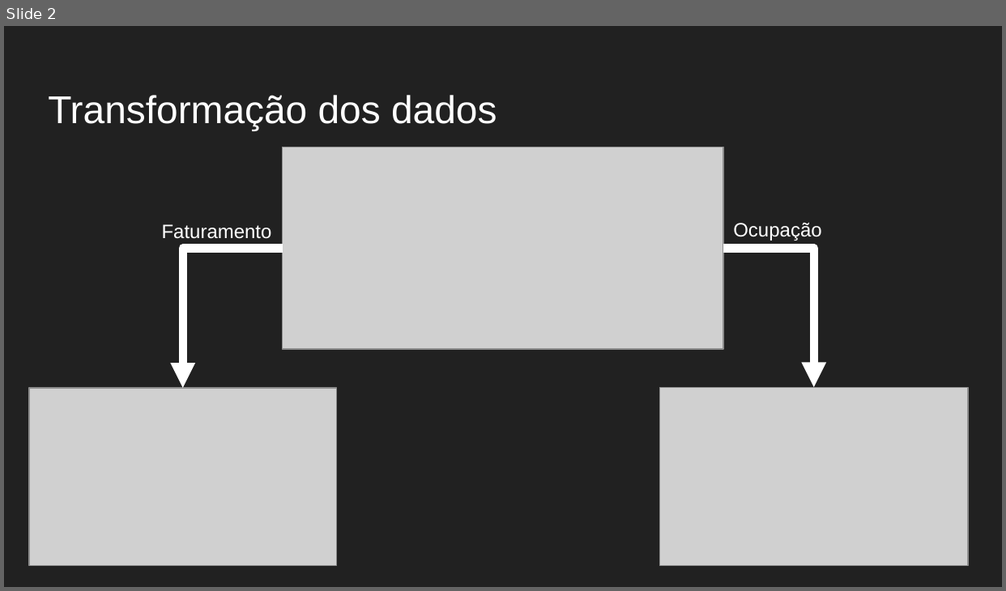
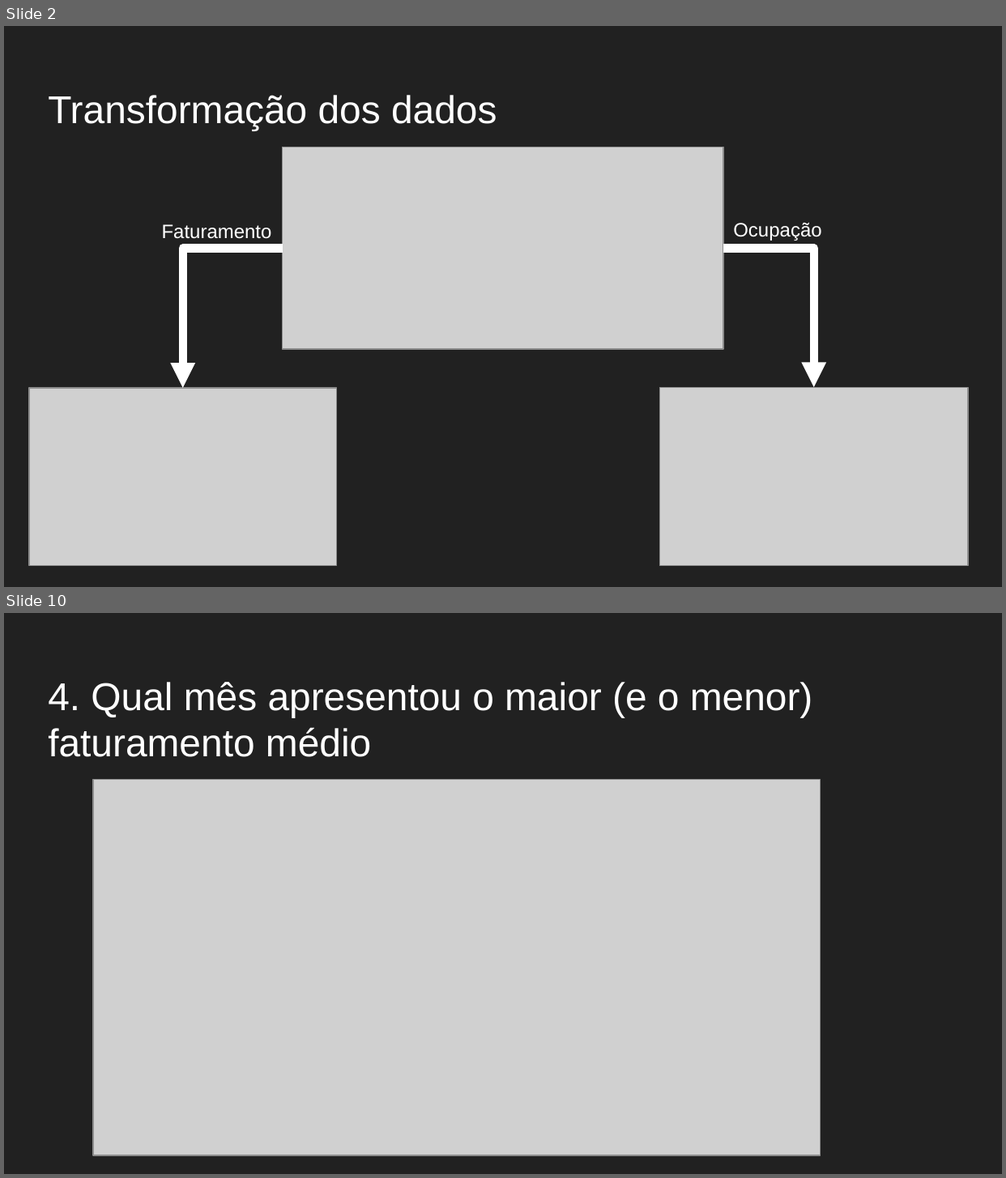
Before and after one commit to arturjacques/DataScience, a slide deck: Apresentação.pptx. Shown one above the other, each under a label of ours: slide 2 before the commit, slides 2 and 10 after it; the slides between them are not shown. The pictures are 1006x591 and 1006x1178 pixels, drawn with LibreOffice and Linux fonts; fonts in the diff are those of the drawing; grey boxes stand for pictures. Boxes give left, top, right and bottom in pixels: in the first picture for what was removed or moved away, otherwise in the second. Text is boxed around its words. In the diff, an @@ line names an element or a change of style, - is before the commit and + after.

```diff
--- a/Apresentação.pptx
+++ b/Apresentação.pptx
@@ slide 10 added at [4,613,1002,1174], background #212121 @@
@@ title added at [48,682,813,757], 28 pt, text #FFFFFF @@
+4. Qual mês apresentou o maior (e o menor) faturamento médio
@@ picture added at [93,780,820,1156] @@
```
Also in this commit, not shown: 11 other slides added, 1 slide removed, 5 other files.
